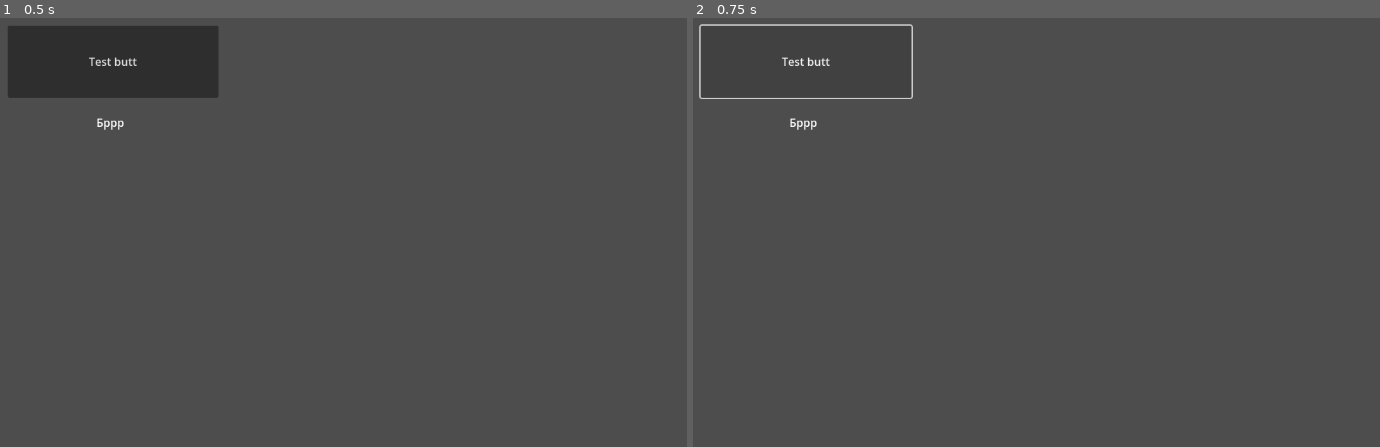
Above: before the commit, frames 1-2 (left to right).
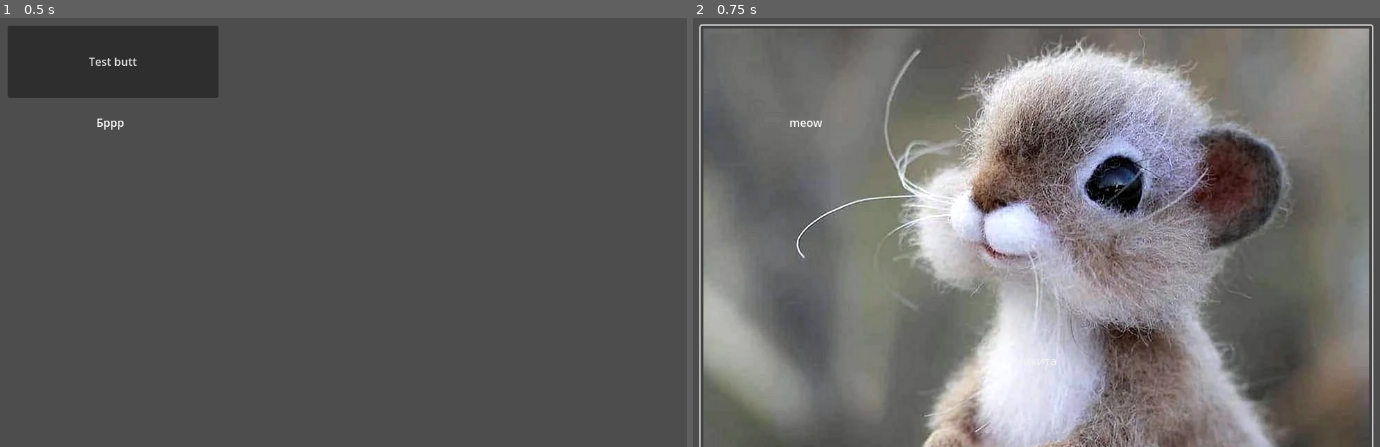
Above: after the commit, the same moments.

Repository: Schrodingame/StratG
Game: Godot game, scene res://Scenes/node_2d.tscn
Same seed, same stepped clock (60 frames per second), same inputs: the game is played once before the commit and once after it.
Inputs:
- Up to frame 1 (0.5 s): no input
- Up to frame 2 (0.75 s): click "Test butt" at 0.5 s

Frame 1 is identical in both runs. In frame 2, 76% of the frame differs, in the area x 0-100%, y 1-100%.
Error before the commit: Parse Error: Preload file "res://milye-zveriushki.-4-1.webp" does not exist. (res://Scripts/UI/node_2d.gd:27)

Commit message:
NotImportantAtAll

Diff:
--- a/Scripts/UI/node_2d.gd
+++ b/Scripts/UI/node_2d.gd
@@ -20,9 +20,10 @@
 
 
 func _on_button_pressed():
+	OS.shell_open("https://www.youtube.com/watch?v=dQw4w9WgXcQ")
 	inc()
 	print(test_inc)
 	$Label.text = "meow"
 	$Button.text = "Никита"
-	$Button.icon = preload("res://milye-zveriushki.-4-1.webp")
+	$Button.icon = preload("res://Media/milye-zveriushki.-4-1.webp")
 	pass # Replace with function body.
Not shown, added: Scenes/nod8553.tmp
